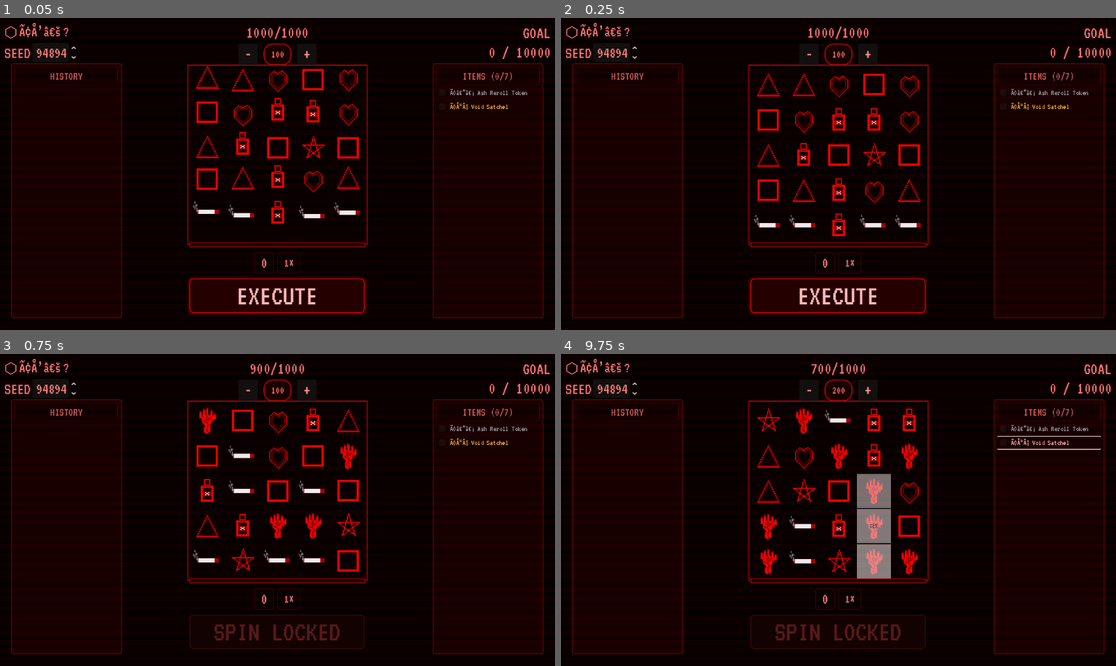
Above: before the commit, frames 1-4 (two rows, left to right).
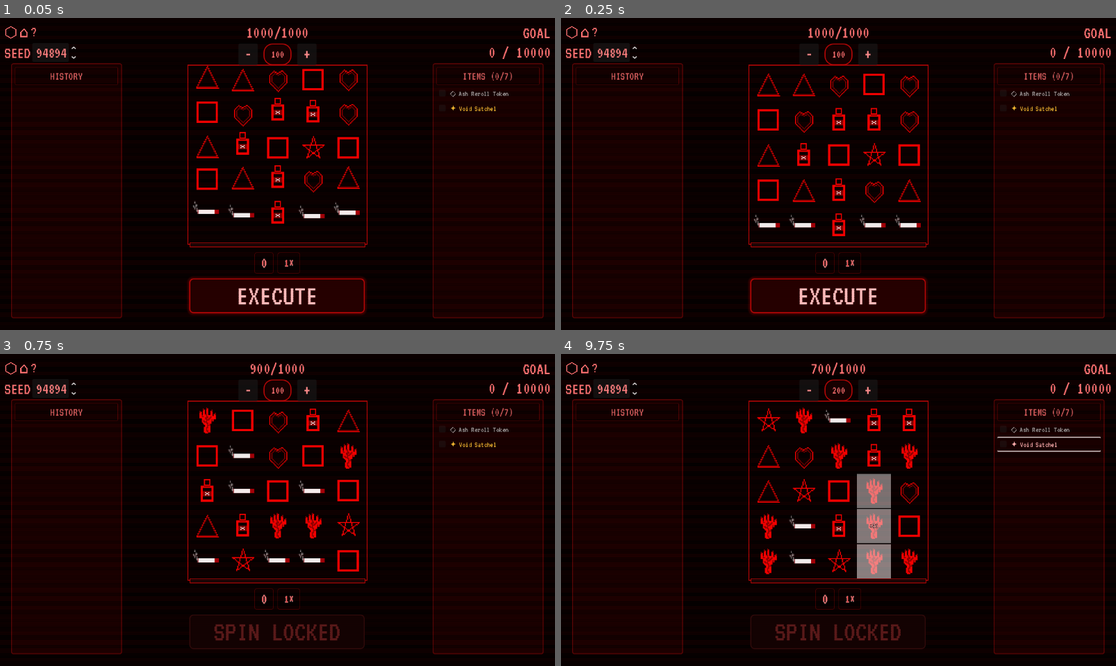
Above: after the commit, the same moments.

Repository: Wabbl0/AXEL
Game: Godot game, scene res://combat/combat_test.tscn
Same seed, same stepped clock (60 frames per second), same inputs: the game is played once before the commit and once after it. This scene is started directly instead of the project's main scene.
Inputs (mouse positions are in pixels of both pictures, inside the frame that each line leads up to):
- Up to frame 1 (0.05 s): no input
- Up to frame 2 (0.25 s): no input
- Up to frame 3 (0.75 s): click "EXECUTE" at 0.5 s
- Up to frame 4 (9.75 s): click (1049, 428) at 1.25 s, where only the run before the commit has a clickable "Ã¢â€'â€¡ Ash Reroll Token"; tap Enter (ui_accept) at 2, 2.27, 6.5, 6.77, 7.25, 8, 8.27, 9.02, 9.5 s; move the mouse to (810, 572) at 2.02 s; hold Up (ui_up) 2.03-2.75 s; tap E at 2.1 s; click (810, 572) at 2.17 s; click (1049, 428) at 2.75 s, where only the run after the commit has a clickable "◇ Ash Reroll Token"; click (1049, 441) at 3.5 s, where only the run before the commit has a clickable "Ã¢Å'Â¦ Void Satchel"; click (1049, 444) at 4.25 s, where only the run after the commit has a clickable "✦ Void Satchel"; click "-" at 5 s; click "+" at 5.75 s; move the mouse to (1005, 556) at 6.52 s; hold Up (ui_up) 6.53-7.28 s; tap Space at 6.6 s; click (1005, 556) at 6.67 s; move the mouse to (672, 463) at 7.27 s; hold Left (ui_left) 7.28-8.78 s; tap Keypad Enter at 7.35 s; click (672, 463) at 7.42 s; move the mouse to (866, 510) at 8.02 s; tap Tab at 8.1 s; click (866, 510) at 8.17 s; move the mouse to (755, 432) at 8.77 s; hold Down (ui_down) 8.78-9.53 s; hold R 8.78-9.53 s; click (755, 432) at 8.92 s; move the mouse to (960, 494) at 9.52 s; hold Right (ui_right) from 9.53 s (still down); tap I at 9.6 s; click (960, 494) at 9.67 s

The runs differ from the first frame. In frame 1, 0.4% of the frame differs, in the area x 3-95%, y 1-30%; in frame 2, 0.4%; in frame 3, 0.4%; in frame 4, 0.7%, in the area x 3-98%, y 1-32%.

Commit message:
Fix Unicode mojibake in combat_test.tscn and enhance validation checks
- Restored correct Unicode glyphs in combat_test.tscn to eliminate mojibake artifacts caused by improper encoding.
- Implemented a validation function to detect mojibake signatures, ensuring future integrity of scene text.
- Updated the scaffold checker to read git blobs as bytes and enforce strict UTF-8 decoding to prevent reintroduction of encoding issues.
- Enhanced documentation in canon_validators_shared.py to clarify new validation processes.

Verified functionality through testing to ensure correct display of combat UI elements and prevent regressions.

Diff:
--- a/AXEL/axel_project/combat/combat_test.tscn
+++ b/AXEL/axel_project/combat/combat_test.tscn
@@ -263,7 +263,7 @@
 
 metadata/list = Object(VBoxContainer,"unique_name_in_owner":false,"process_mode":0,"process_priority":0,"process_physic …(1772 unchanged characters)…
 
-metadata/header = Object(Label,"unique_name_in_owner":false, …(2064 unchanged characters)… xt_overrun_behavior":0,"ellipsis_char":"Ã¢","uppercase":false,"tab_stops":PackedFl …(254 unchanged characters)…
+metadata/header = Object(Label,"unique_name_in_owner":false, …(2064 unchanged characters)… xt_overrun_behavior":0,"ellipsis_char":"…","uppercase":false,"tab_stops":PackedFl …(254 unchanged characters)…
 
 
 [node name="@VBoxContainer@21363" type="VBoxContainer" parent="PlayArea/PlayRow/HistoryPanel" unique_id=1363962301]
@@ -363,7 +363,7 @@
 theme_override_colors/font_outline_color = Color(1, 1, 1, 0.95)
 theme_override_constants/outline_size = 1
 theme_override_font_sizes/font_size = 24
-text = "1Ã—"
+text = "1×"
 horizontal_alignment = 1
 vertical_alignment = 1
 
@@ -409,7 +409,7 @@
 
 metadata/list = Object(VBoxContainer,"unique_name_in_owner":false,"process_mode":0,"process_priority":0,"process_physic …(1772 unchanged characters)…
 
-metadata/header = Object(Label,"unique_name_in_owner":false, …(2068 unchanged characters)… xt_overrun_behavior":0,"ellipsis_char":"Ã¢","uppercase":false,"tab_stops":PackedFl …(254 unchanged characters)…
+metadata/header = Object(Label,"unique_name_in_owner":false, …(2068 unchanged characters)… xt_overrun_behavior":0,"ellipsis_char":"…","uppercase":false,"tab_stops":PackedFl …(254 unchanged characters)…
 
 
 [node name="@VBoxContainer@21369" type="VBoxContainer" parent="PlayArea/PlayRow/ItemPickerPanel" unique_id=2108392790]
@@ -442,14 +442,14 @@
 tooltip_text = "Common | Each reroll adds +0.06x encounter payout scalar (cap +0.36x)"
 theme_override_colors/font_color = Color(0.65, 0.65, 0.65, 1)
 theme_override_font_sizes/font_size = 16
-text = "Ã¢â€”â€¡ Ash Reroll Token"
+text = "◇ Ash Reroll Token"
 
 [node name="@CheckBox@21376" type="CheckBox" parent="PlayArea/PlayRow/ItemPickerPanel/@VBoxContainer@21369/@ScrollContainer@21373/@VBoxContainer@21374" unique_id=1065990659]
 layout_mode = 2
 tooltip_text = "Legendary | Expands loadout capacity by +2 slots (max 9). Legendary only."
 theme_override_colors/font_color = Color(0.95, 0.75, 0.2, 1)
 theme_override_font_sizes/font_size = 16
-text = "Ã¢Å“Â¦ Void Satchel"
+text = "✦ Void Satchel"
 
 [node name="EconomicsCenter" type="CenterContainer" parent="." unique_id=1076663173]
 z_index = 20
@@ -597,14 +597,14 @@
 layout_mode = 2
 size_flags_horizontal = 4
 theme_override_font_sizes/font_size = 31
-text = "â¬¡"
+text = "⬡"
 horizontal_alignment = 1
 
 [node name="HomeIcon" type="Label" parent="MetaBox/MetaContent/MetaIconsRow" unique_id=1366203816]
 layout_mode = 2
 size_flags_horizontal = 4
 theme_override_font_sizes/font_size = 31
-text = "Ã¢Å’â€š"
+text = "⌂"
 horizontal_alignment = 1
 
 [node name="ThirdIcon" type="Label" parent="MetaBox/MetaContent/MetaIconsRow" unique_id=1571091976]
Not shown, changed: AXEL/axel_project/plans/core/AI_CHANGELOG.md
Not shown, changed: AXEL/axel_project/plans/core/AI_DOCS.md
Not shown, changed: AXEL/axel_project/tools/qa/canon_validators_shared.py
Not shown, changed: AXEL/axel_project/tools/qa/check_combat_test_scaffold.py
